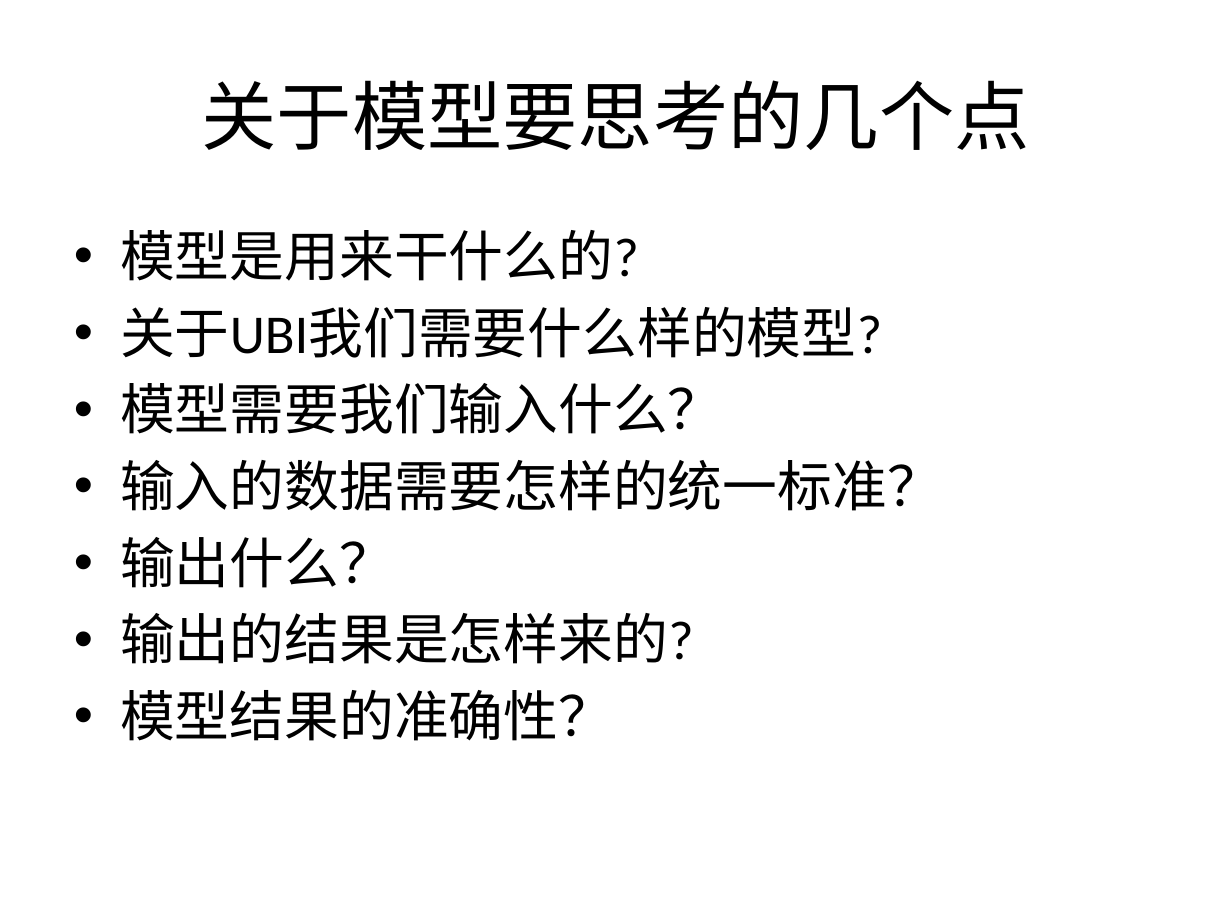
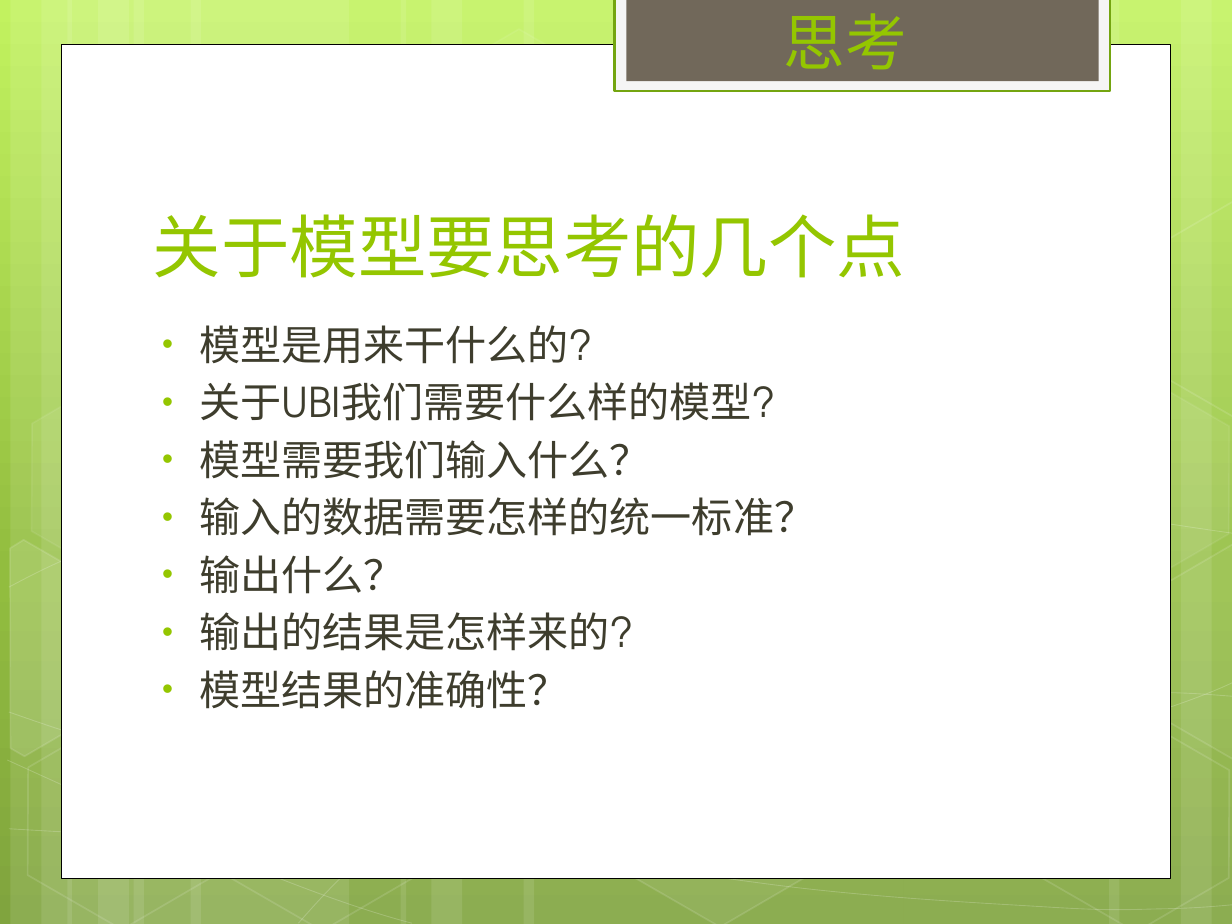
Before and after one commit to PercyChuang/nyf, a slide deck: slide 4 of UBI模型.pptx. Drawn at 1232x924 pixels with LibreOffice and Linux fonts; fonts in the diff are those of the drawing. Boxes give left, top, right and bottom in pixels: in the first picture for what was removed or moved away, otherwise in the second. Text is boxed around its words. In the diff, an @@ line names an element or a change of style, - is before the commit and + after.

```diff
--- a/UBI模型.pptx
+++ b/UBI模型.pptx
@@ background #FFFFFF to gradient #C3F35F to #93BF3F to #81A53E @@
@@ rectangle added at [615,0,1110,91], fill #F5F5F5, outline #74A510 1.25 pt @@
@@ rectangle added at [626,0,1098,81], fill #71685A @@
@@ text added at [783,13,906,70], 36 pt, text #94C600 @@
+思考
@@ rectangle added at [62,44,1170,877], fill #FFFFFF, outline #000000 0.5 pt @@
@@ title "关于模型要思考的几个点": place and size @@
-title "关于模型要思考的几个点" at [202,80,1030,150]
+title "关于模型要思考的几个点" at [153,214,905,278]
@@ title "关于模型要思考的几个点" at [153,214,905,278]: size 44 to 40 pt, font Calibri to TeX Gyre Adventor, text colour #000000 to #94C600; alignment centre to left; vertical alignment middle to bottom @@
@@ group added at [0,0,1232,924]: 12 rectangles, 8 freeform shapes, 8 hexagons @@
@@ text "模型是用来干什么的?": place and size @@
-text "模型是用来干什么的?" at [120,230,942,741]
+text "模型是用来干什么的?" at [199,325,815,709]
@@ text "模型是用来干什么的?" at [199,325,815,709]: size 32 to 24 pt, font Calibri to TeX Gyre Adventor, text colour #000000 to #3E3D2D; indent changed; less space between paragraphs @@
```
Also in this commit, not shown: 7 other slides changed, 6 slides added, 5 slides removed.
